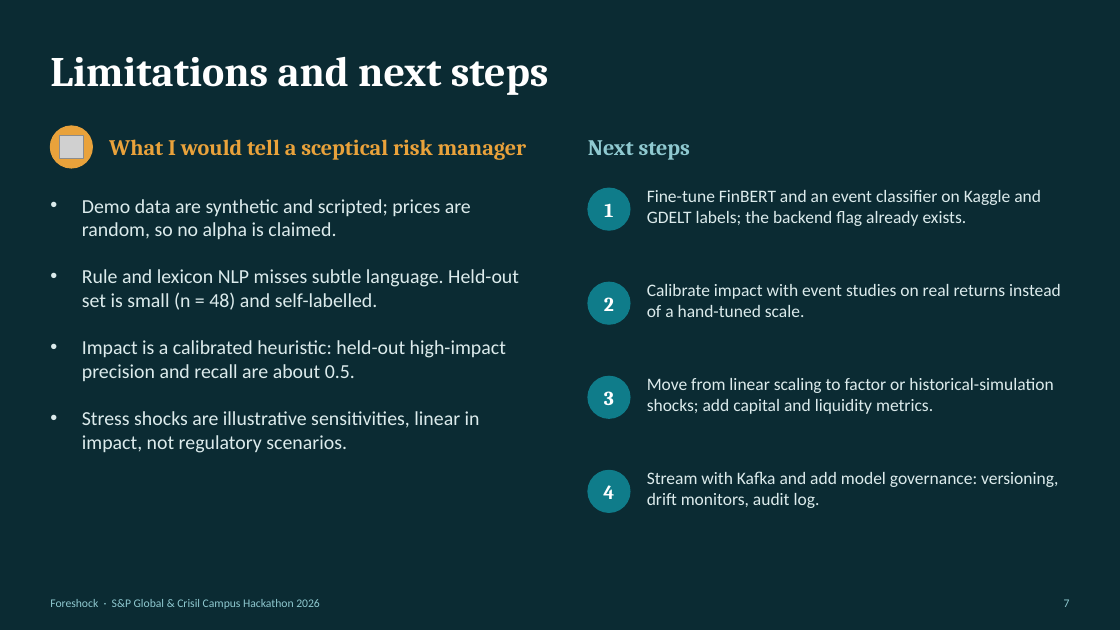
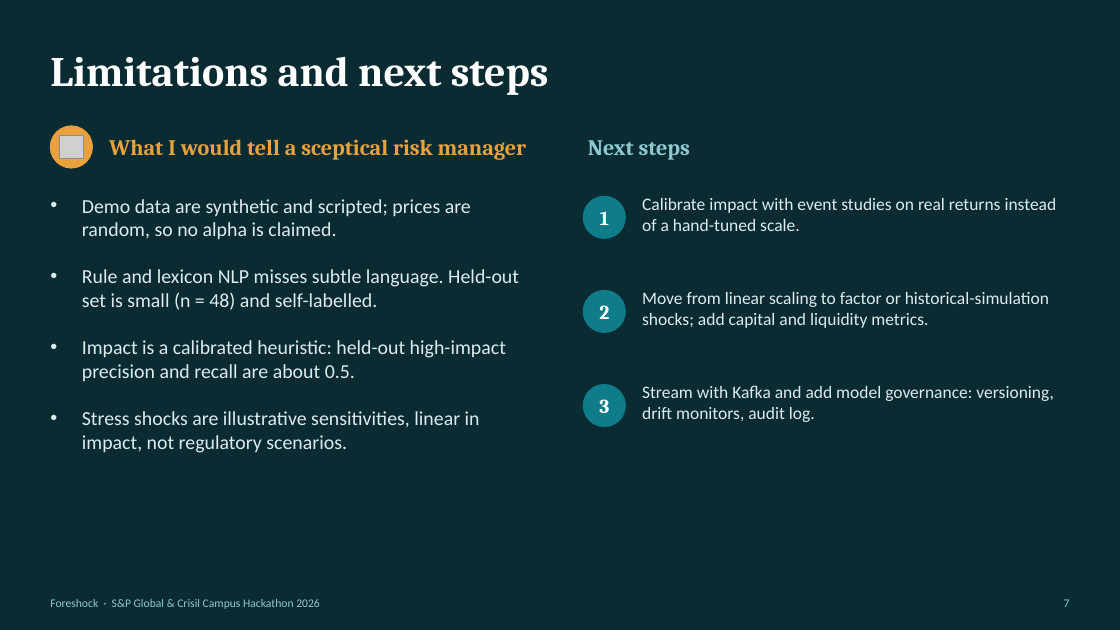
Before and after one commit to bcs2024039-art/iiitm-Nael_Saade-hackathon, a slide deck: slide 7 of docs/Presentation.pptx. Drawn at 1120x630 pixels with LibreOffice and Linux fonts; fonts in the diff are those of the drawing; grey boxes stand for pictures. Boxes give left, top, right and bottom in pixels: in the first picture for what was removed or moved away, otherwise in the second. Text is boxed around its words. In the diff, an @@ line names an element or a change of style, - is before the commit and + after.

```diff
--- a/docs/Presentation.pptx
+++ b/docs/Presentation.pptx
@@ ellipse removed at <box>588,188,630,230</box> @@
@@ text removed at <box>647,190,1041,226</box> @@
-Fine-tune FinBERT and an event classifier on Kaggle and GDELT labels; the backend flag already exists.
@@ 3 texts, 3 ellipses: place and size @@
-3 texts, 3 ellipses at <box>588,282,1061,513</box>
+3 texts, 3 ellipses at <box>583,197,1057,427</box>
@@ 3 texts: place and size @@
-3 texts at <box>604,203,614,405</box>
+3 texts at <box>599,212,609,413</box>
@@ text removed at <box>603,485,614,499</box> @@
-4
```
Also in this commit, not shown: 1 other slide changed, 1 other file.
